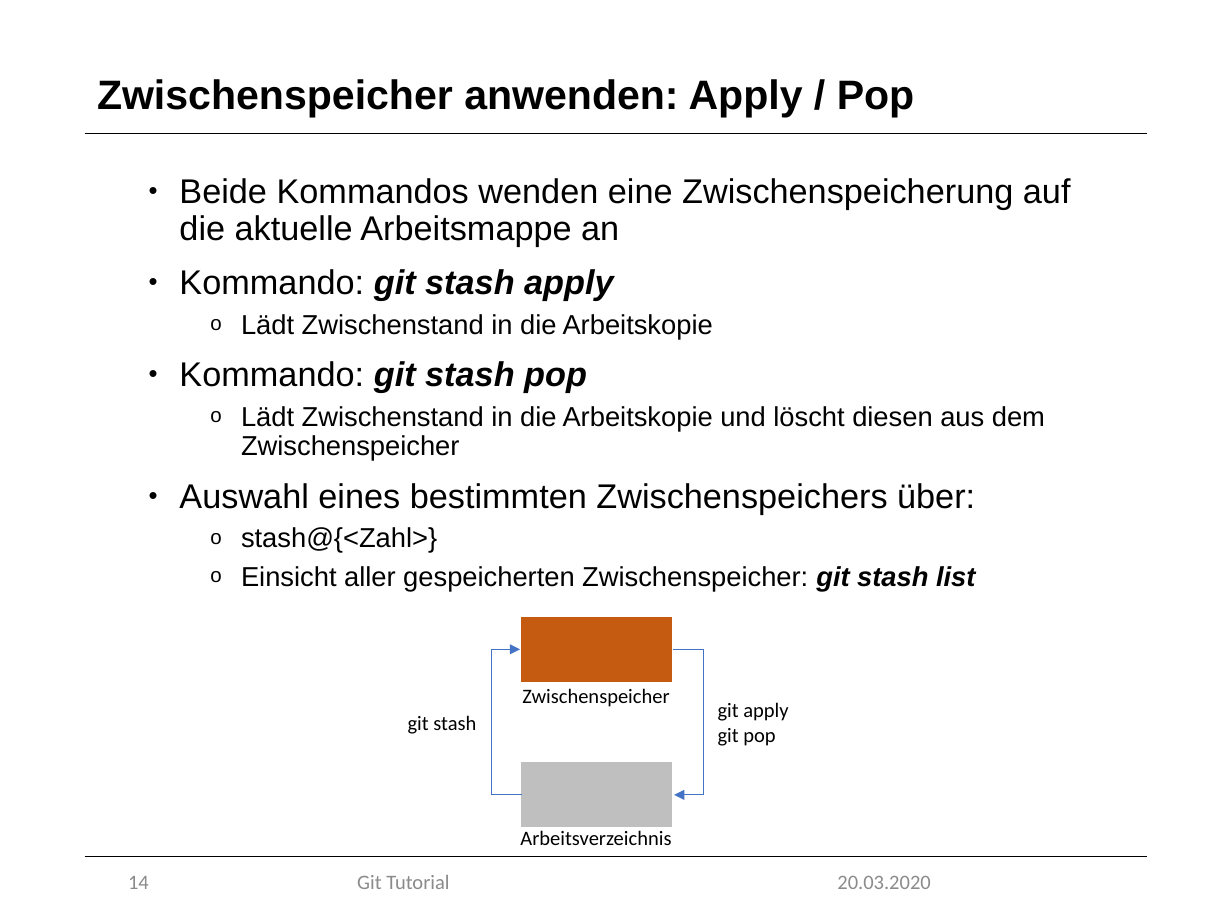
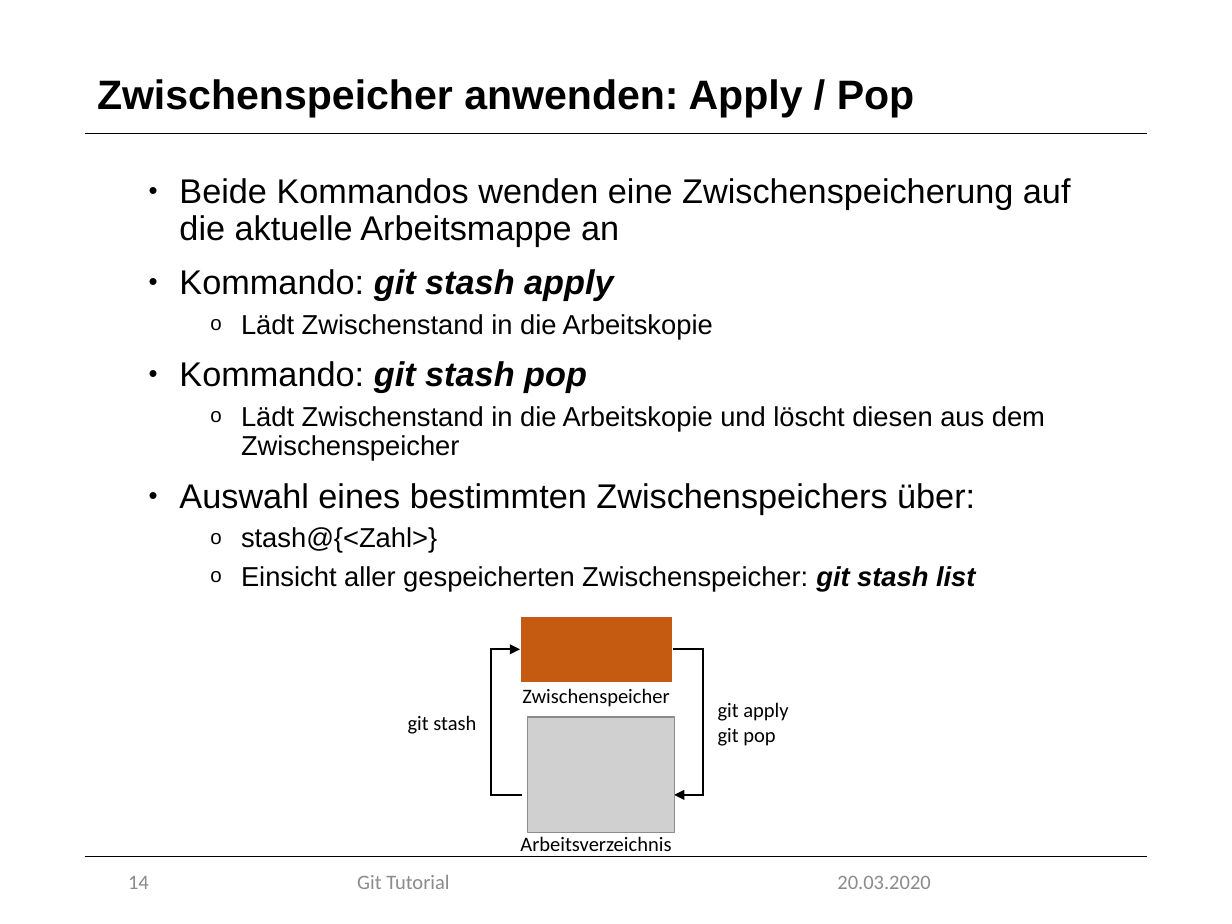
Before and after one commit to marcretzlaff/projektarbeit, a slide deck: slide 14 of Präsentation-90min/Präsentation-90min.pptx. Drawn at 1232x924 pixels with LibreOffice and Linux fonts; fonts in the diff are those of the drawing; grey boxes stand for pictures; background and template pictures are left out. Boxes give left, top, right and bottom in pixels: in the first picture for what was removed or moved away, otherwise in the second. Text is boxed around its words. In the diff, an @@ line names an element or a change of style, - is before the commit and + after.

```diff
--- a/Präsentation-90min/Präsentation-90min.pptx
+++ b/Präsentation-90min/Präsentation-90min.pptx
@@ elbow arrow (521, 795) - (520, 649): stroke #4472C4 0.5 pt to #000000 1 pt @@
@@ elbow arrow (673, 649) - (674, 795): stroke #4472C4 0.5 pt to #000000 1 pt @@
@@ picture added at bbox=[527, 717, 674, 833] @@
@@ rectangle removed at bbox=[520, 761, 673, 828] @@
@@ text "Arbeitsverzeichnis" rewrapped from bbox=[520, 830, 671, 845] to bbox=[520, 836, 671, 857] @@
```
Also in this commit, not shown: 4 other slides changed.
